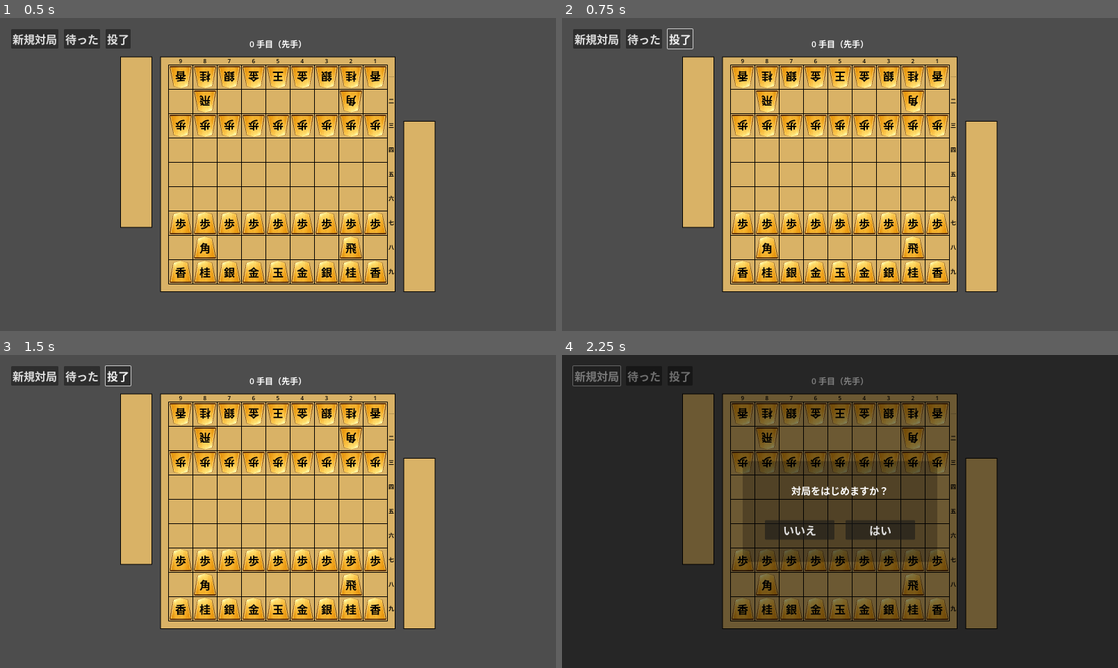
Above: before the commit, frames 1-4 (two rows, left to right).
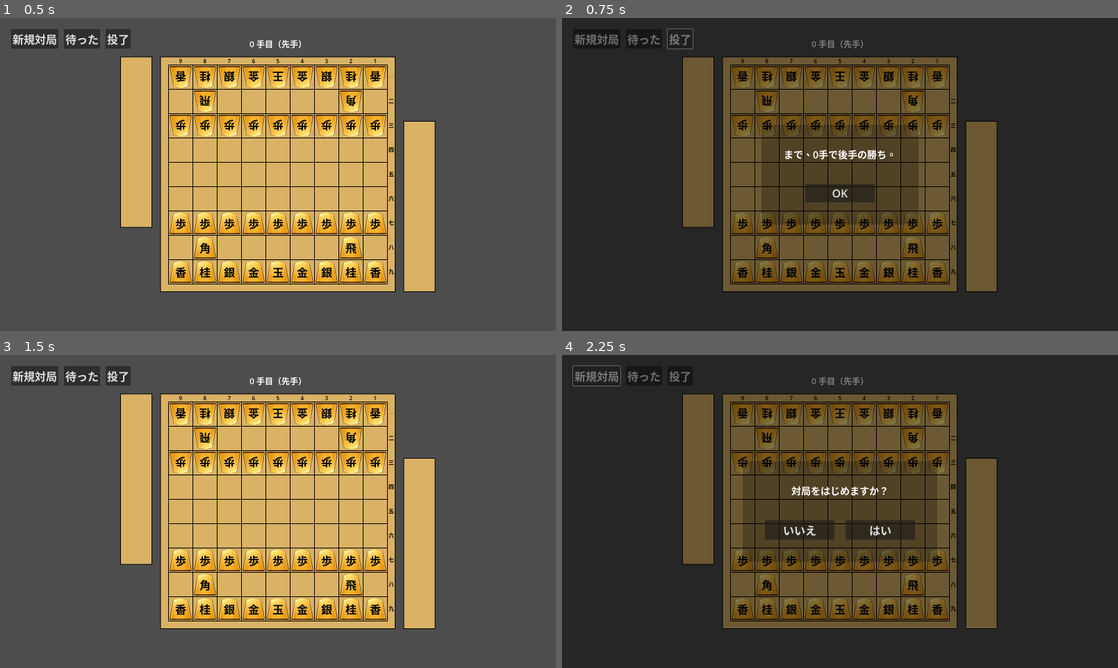
Above: after the commit, the same moments.

Repository: oruponu/project_ryoran
Game: Godot game, scene res://main.tscn
Same seed, same stepped clock (60 frames per second), same inputs: the game is played once before the commit and once after it.
Inputs (mouse positions are in pixels of both pictures, inside the frame that each line leads up to):
- Up to frame 1 (0.5 s): no input
- Up to frame 2 (0.75 s): click "投了" at 0.5 s
- Up to frame 3 (1.5 s): click (278, 530) at 1.25 s, where only the run after the commit has a clickable "OK"
- Up to frame 4 (2.25 s): click "新規対局" at 2 s

Frame 1 is identical in both runs. In frame 2, 96% of the frame differs, in the area x 0-100%, y 0-100%; in frame 3, less than 0.1%; in frame 4, nothing differs.

Commit message:
投了を実行する処理を実装

Diff:
--- a/main.gd
+++ b/main.gd
@@ -6,6 +6,7 @@
 @onready var enemy_piece_stand = $EnemyPieceStand
 @onready var new_game_button = $HBoxContainer/NewGameButton
 @onready var undo_button = $HBoxContainer/UndoButton
+@onready var resign_button = $HBoxContainer/ResignButton
 @onready var turn_label = $CanvasLayer/TurnLabel
 @onready var check_label = $CanvasLayer/CheckLabel
 @onready var common_dialog = $CommonDialog
@@ -23,6 +24,7 @@
 func _ready() -> void:
 	new_game_button.pressed.connect(_on_new_game_button_pressed)
 	undo_button.pressed.connect(_on_undo_button_pressed)
+	resign_button.pressed.connect(_on_resign_button_pressed)
 
 	_reset_game()
 
@@ -37,6 +39,12 @@
 
 func _on_undo_button_pressed() -> void:
 	_undo_last_move()
+
+
+func _on_resign_button_pressed() -> void:
+	var is_enemy_turn = current_turn % 2 != 0
+	await show_game_result(current_turn, is_enemy_turn)
+	is_game_active = false
 
 
 func _reset_game() -> void:
